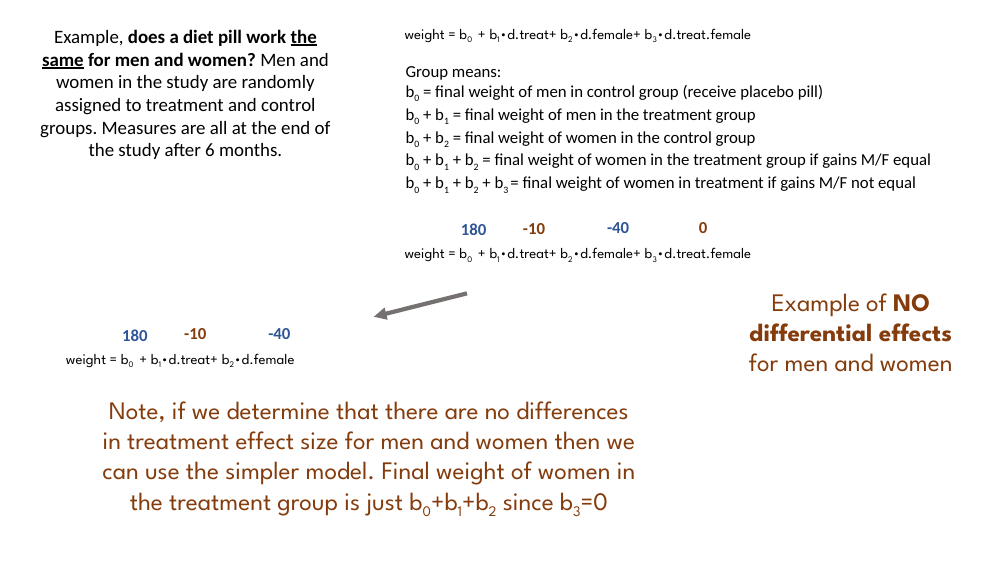
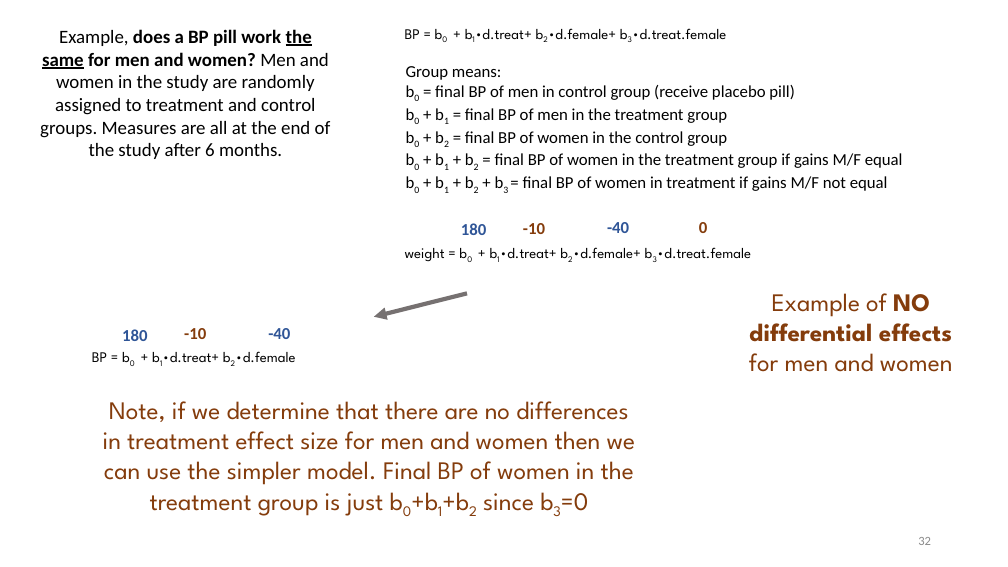
Before and after one commit to Watts-College/cpp-523-template, a slide deck: slide 32 of lectures/hypotheses-tests-with-dummy-variables.pptx (slide 29 before the commit). Drawn at 1008x567 pixels with LibreOffice and Linux fonts; fonts in the diff are those of the drawing. Boxes give left, top, right and bottom in pixels: in the first picture for what was removed or moved away, otherwise in the second. Text is boxed around its words. In the diff, an @@ line names an element or a change of style, - is before the commit and + after.

```diff
--- a/lectures/hypotheses-tests-with-dummy-variables.pptx
+++ b/lectures/hypotheses-tests-with-dummy-variables.pptx
@@ text at <box>40,29,331,159</box>: text changed @@
-Example, does a diet pill work the same for men and women? Men and women in the study are randomly assigned to treatment and control groups. Measures are all at the end of the study after 6 months.
+Example, does a BP pill work the same for men and women? Men and women in the study are randomly assigned to treatment and control groups. Measures are all at the end of the study after 6 months.
@@ text at <box>405,28,726,39</box>: text changed @@
-weight = b0 + b1∙d.treat+ b2∙d.female+ b3∙d.treat.female
+BP = b0 + b1∙d.treat+ b2∙d.female+ b3∙d.treat.female
@@ text at <box>435,85,903,191</box>: text changed @@
-b0 = final weight of men in control group (receive placebo pill)
-b0 + b1 = final weight of men in the treatment group
-b0 + b2 = final weight of women in the control group
-b0 + b1 + b2 = final weight of women in the treatment group if gains M/F equal
-b0 + b1 + b2 + b3 = final weight of women in treatment if gains M/F not equal
+b0 = final BP of men in control group (receive placebo pill)
+b0 + b1 = final BP of men in the treatment group
+b0 + b2 = final BP of women in the control group
+b0 + b1 + b2 = final BP of women in the treatment group if gains M/F equal
+b0 + b1 + b2 + b3 = final BP of women in treatment if gains M/F not equal
@@ text at <box>92,351,295,362</box>: text changed @@
-weight = b0 + b1∙d.treat+ b2∙d.female
+BP = b0 + b1∙d.treat+ b2∙d.female
@@ text at <box>103,401,635,516</box>: text changed @@
-Note, if we determine that there are no differences in treatment effect size for men and women then we can use the simpler model. Final weight of women in the treatment group is just b0+b1+b2 since b3=0
+Note, if we determine that there are no differences in treatment effect size for men and women then we can use the simpler model. Final BP of women in the treatment group is just b0+b1+b2 since b3=0
@@ page number added at <box>918,537,931,545</box>, 12 pt, text #8C8C8C @@
+32
```
Also in this commit, not shown: 31 other slides changed, 3 slides added, 1 other file.
